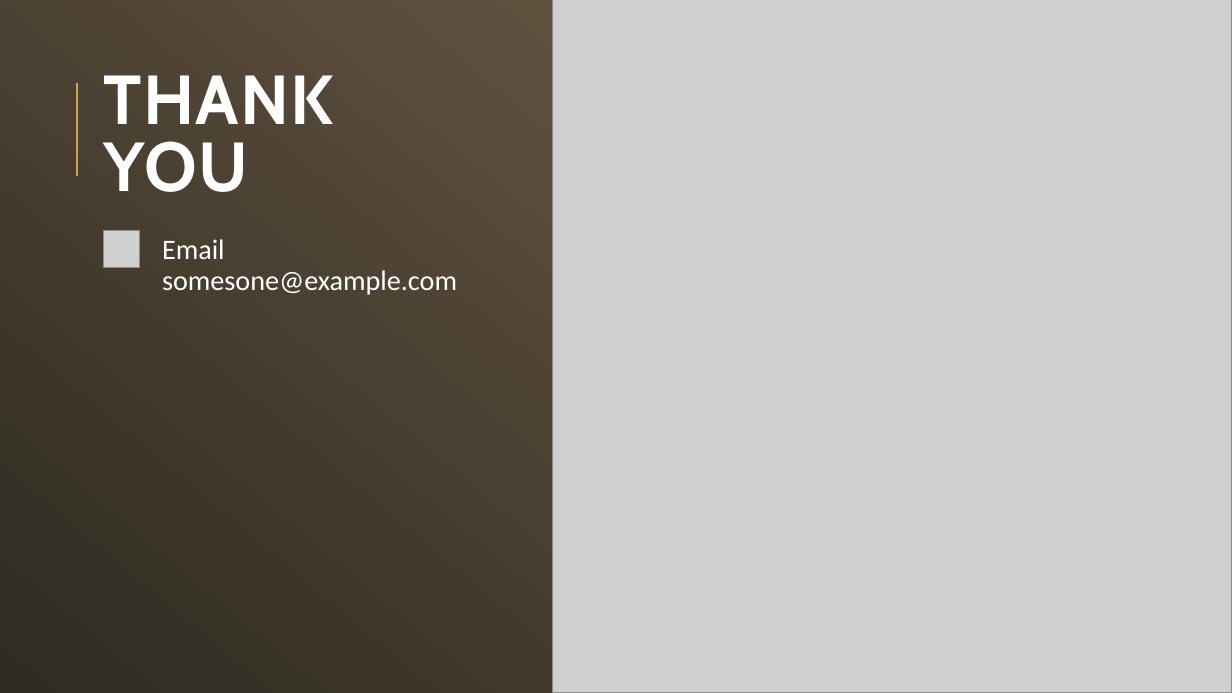
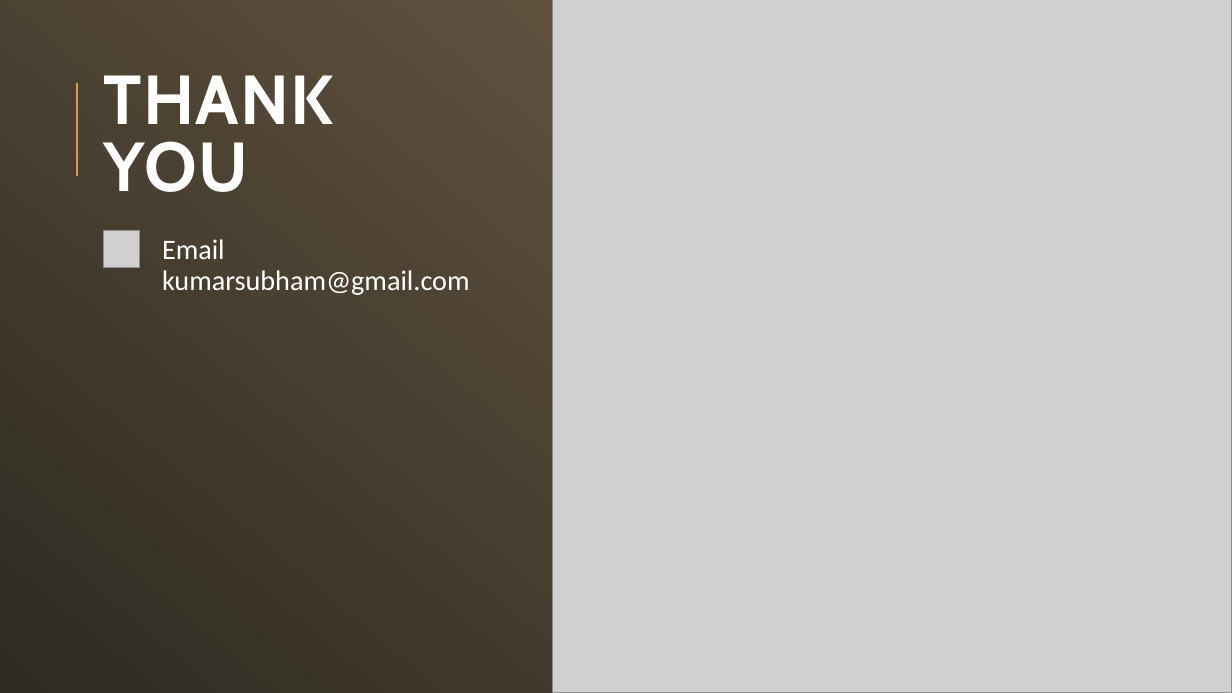
Before and after one commit to 960Subhamsingh/PostgreSQL, a slide deck: slide 7 of Coffee/coffee_shop.pptx. Drawn at 1232x693 pixels with LibreOffice and Linux fonts; fonts in the diff are those of the drawing; grey boxes stand for pictures. Boxes give left, top, right and bottom in pixels: in the first picture for what was removed or moved away, otherwise in the second. Text is boxed around its words. In the diff, an @@ line names an element or a change of style, - is before the commit and + after.

```diff
--- a/Coffee/coffee_shop.pptx
+++ b/Coffee/coffee_shop.pptx
@@ text at [162,239,470,295]: text changed @@
-  Email
-  somesone@example.com
+  Email
+  kumarsubham@gmail.com
```
Also in this commit, not shown: 1 other slide changed, 2 other files.
